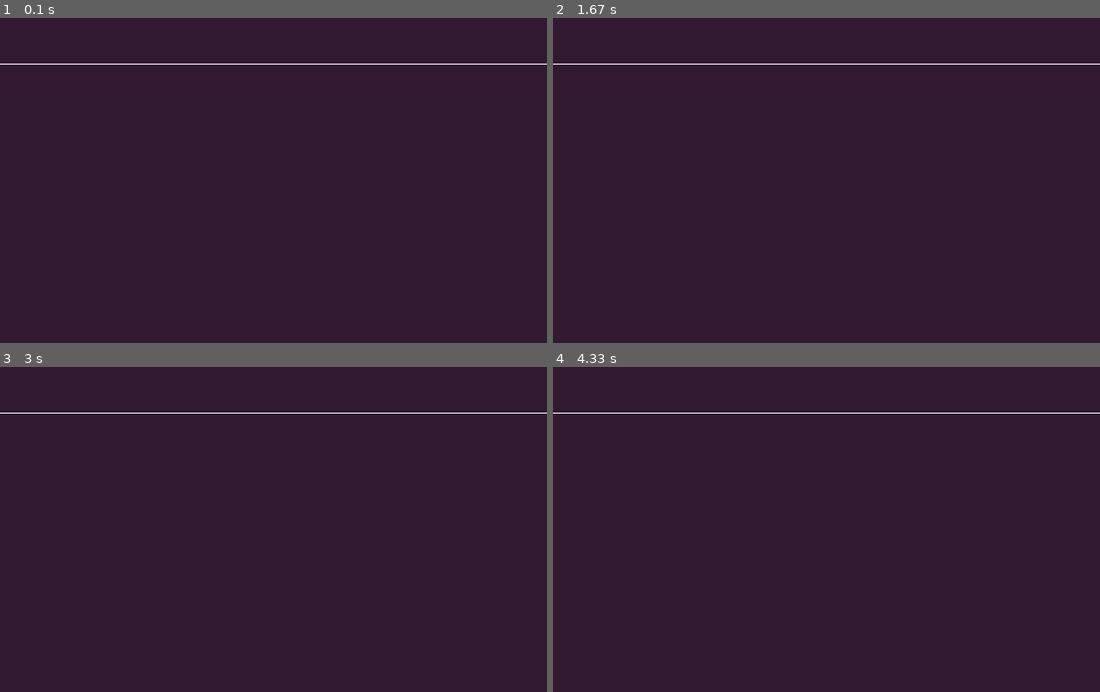
Above: before the commit, frames 1-4 (two rows, left to right).
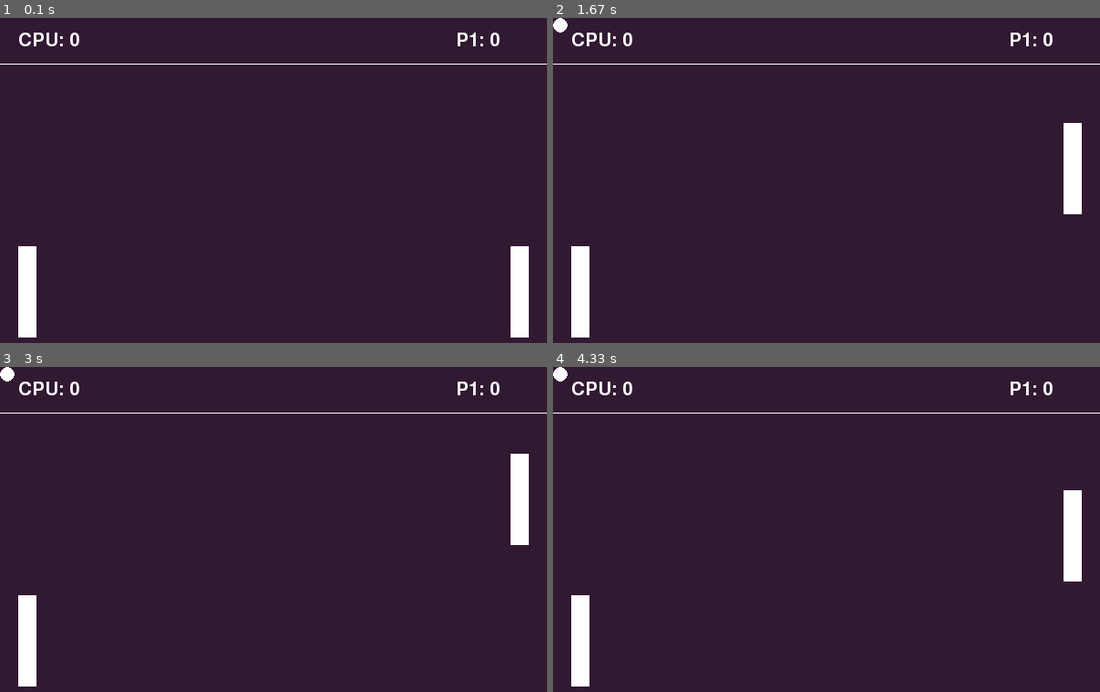
Above: after the commit, the same moments.

Repository: Kamal-jeetkaur/pygames
Game: pygame game, started from Pong/main.py
Two runs of this game, one before a commit and one after it. Both use one fixed random seed, a clock stepped at 60 frames per second and the inputs below.
Inputs:
- Up to frame 1 (0.1 s): no input
- Up to frame 2 (1.67 s): hold Up 0.33-0.8 s; hold Down 0.83-1.13 s; hold Up 1.17-1.53 s; hold Down from 1.57 s (still down)
- Up to frame 3 (3 s): release Down at 1.93 s; hold Up 1.97-2.27 s; hold Down 2.3-2.6 s; hold Up from 2.63 s (still down)
- Up to frame 4 (4.33 s): release Up at 3 s; hold Down 3.03-3.4 s; hold Up 3.43-3.73 s; hold Down 3.77-4.07 s; hold Up from 4.1 s (still down)

The runs differ from the first frame. In frame 1, 2.2% of the frame differs, in the area x 3-97%, y 4-99%; in frame 2, 2.3%, in the area x 0-97%, y 0-99%; in frame 3, 2.3%; in frame 4, 2.3%.

Commit message:
paddles and ball: update2

Diff:
--- a/Pong/main.py
+++ b/Pong/main.py
@@ -5,12 +5,17 @@
 
 SCREEN_WIDTH = 600
 SCREEN_HEIGHT = 500
+FPS = pygame.time.Clock()
+fps = 60
 
 #colors:
 bg = (50, 25, 50)
 
 screen = pygame.display.set_mode((SCREEN_WIDTH, SCREEN_HEIGHT))
 pygame.display.set_caption("Pong")
+
+#fonts
+font = pygame.font.SysFont('Asap', 30)
 
 #variables
 margin = 50
@@ -23,11 +28,75 @@
     screen.fill(bg)
     pygame.draw.line(screen, white, (0, margin), (SCREEN_WIDTH, margin))
 
+def draw_text(text, font, text_color, x, y):
+    img = font.render(text, True, text_color)
+    screen.blit(img, (x, y))
+
+class Paddle():
+    def __init__(self, x, y):
+        self.x = x
+        self.y = y
+        self.rect = Rect(self.x, self.y, 20, 100)
+        self.speed = 5
+
+    def move(self):
+        key = pygame.key.get_pressed()
+
+        if key[pygame.K_UP] and self.rect.top > margin:
+            self.rect.move_ip(0, -1 * self.speed)
+        elif key[pygame.K_DOWN] and self.rect.bottom < SCREEN_HEIGHT:
+            self.rect.move_ip(0, self.speed)
+
+    def draw(self):
+        pygame.draw.rect(screen, white, self.rect)
+
+class BALL():
+    def __init__(self, x, y):
+        self.x = x
+        self.y = y
+        self.ball_radius = 8
+        self.rect = Rect(self.x, self.y, self.ball_radius *2, self.ball_radius*2)
+        self.speed_x = -5
+        self.speed_y = 5
+
+    def move(self):
+        #update ball position
+        self.rect.x += self.rect.x
+        self.rect.y += self.rect.y
+
+
+    def draw(self):
+        pygame.draw.circle(screen, white, (self.rect.x + self.ball_radius, self.rect.y + self.ball_radius), self.ball_radius)
+
+#paddles
+player_paddle = Paddle(SCREEN_WIDTH - 40, SCREEN_HEIGHT//2)
+cpu_paddle = Paddle(20, SCREEN_HEIGHT//2)
+
+#pong ball
+pong_ball = BALL(SCREEN_WIDTH - 60, SCREEN_HEIGHT//2 + 50)
+
 
 run = True
 while run:
 
+    FPS.tick(fps)
+
     draw_board()
+    draw_text('CPU: '+str(cpu_score), font, white, 20, 15)
+    draw_text('P1: '+str(player_score), font, white, SCREEN_WIDTH - 100 , 15)
+
+
+    player_paddle.draw()
+    cpu_paddle.draw()
+
+    #draw ball
+    pong_ball.draw()
+
+    #move paddle
+    player_paddle.move()
+
+    #move ball
+    pong_ball.move()
 
     for event in pygame.event.get():
         if event.type == pygame.QUIT:
